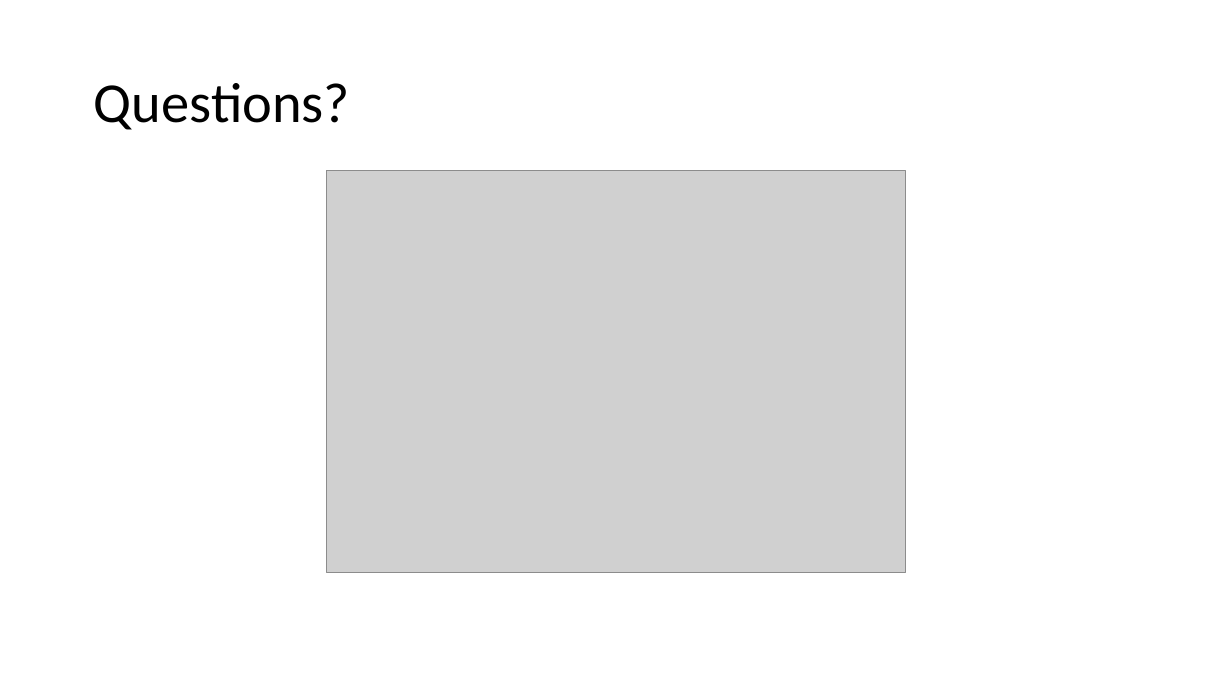
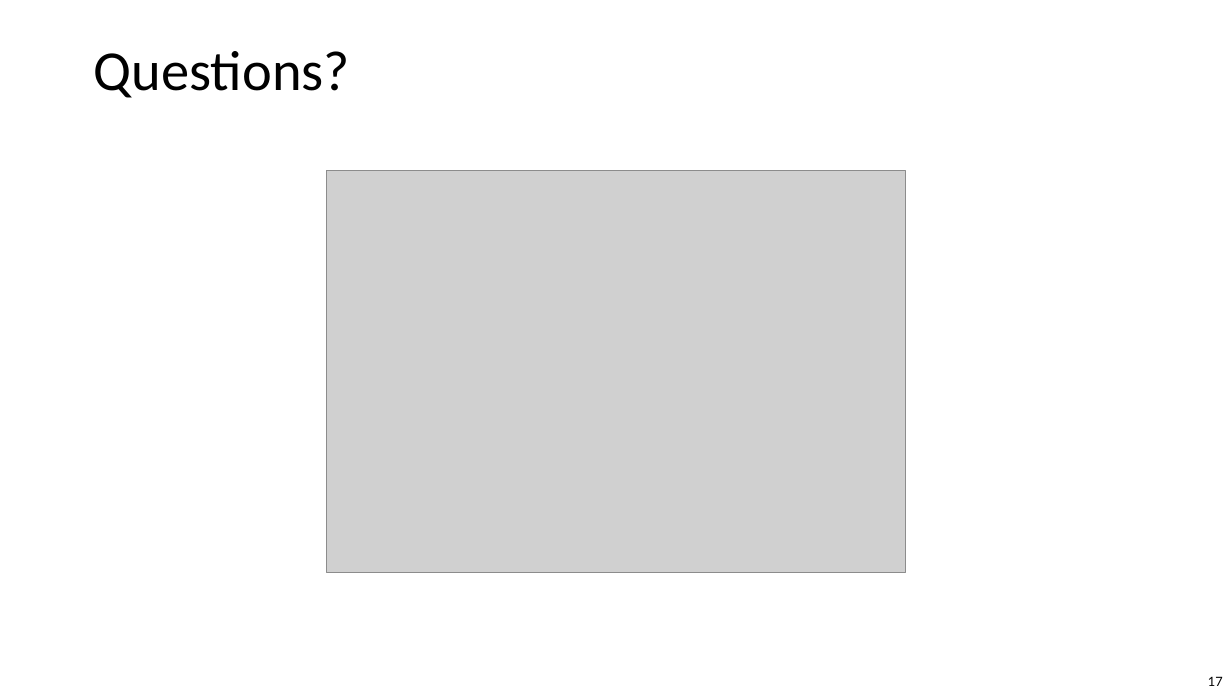
Before and after one commit to bogdan-cornianu/logger, a slide deck: slide 17 of Logger.pptx (slide 16 before the commit). Drawn at 1232x693 pixels with LibreOffice and Linux fonts; fonts in the diff are those of the drawing; grey boxes stand for pictures; background and template pictures are left out. Boxes give left, top, right and bottom in pixels: in the first picture for what was removed or moved away, otherwise in the second. Text is boxed around its words. In the diff, an @@ line names an element or a change of style, - is before the commit and + after.

```diff
--- a/Logger.pptx
+++ b/Logger.pptx
@@ text "Questions?" at bbox=[94, 51, 350, 98]: vertical alignment middle to top @@
@@ page number added at bbox=[1208, 676, 1223, 686], 10 pt, text #000000 @@
+17
```
Also in this commit, not shown: 14 other slides changed, 2 slides added, 1 slide removed.
